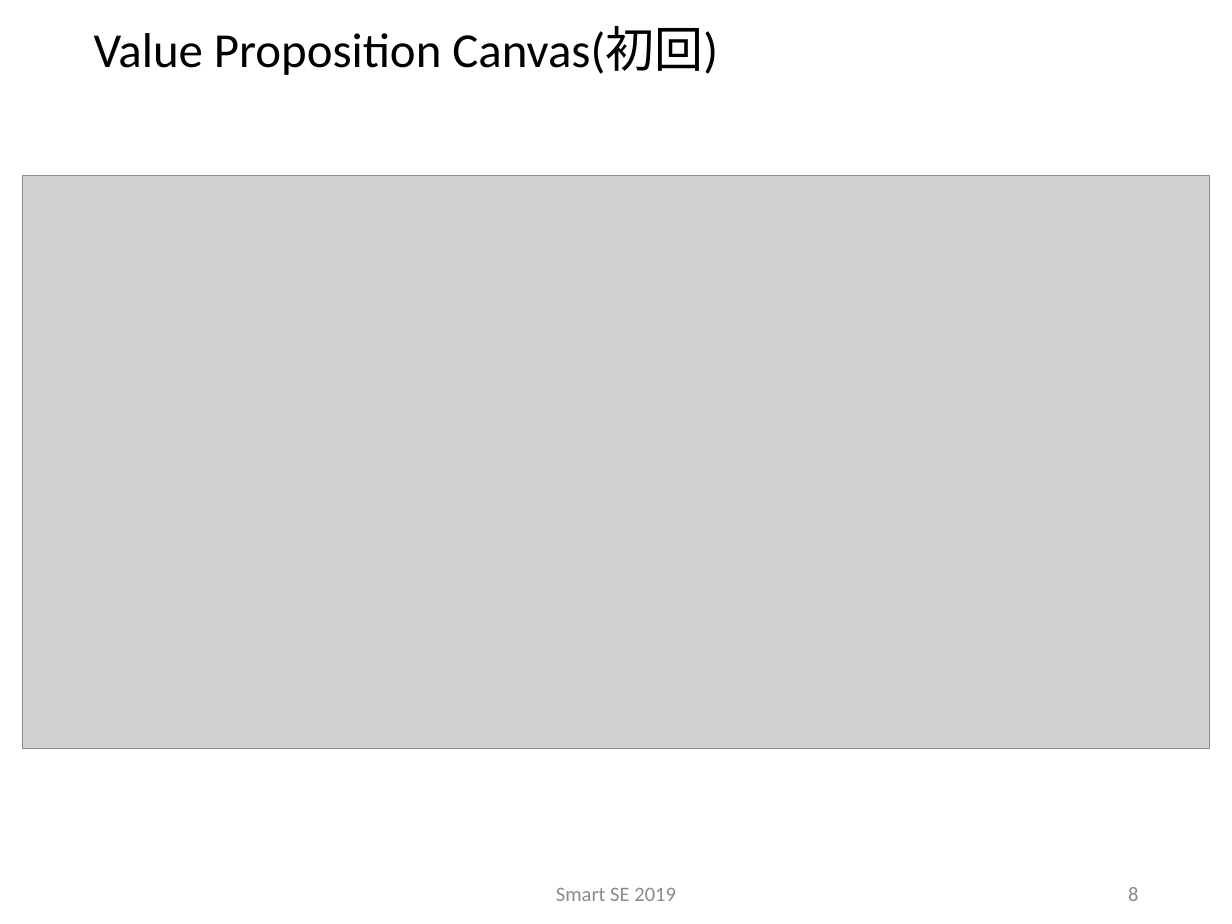
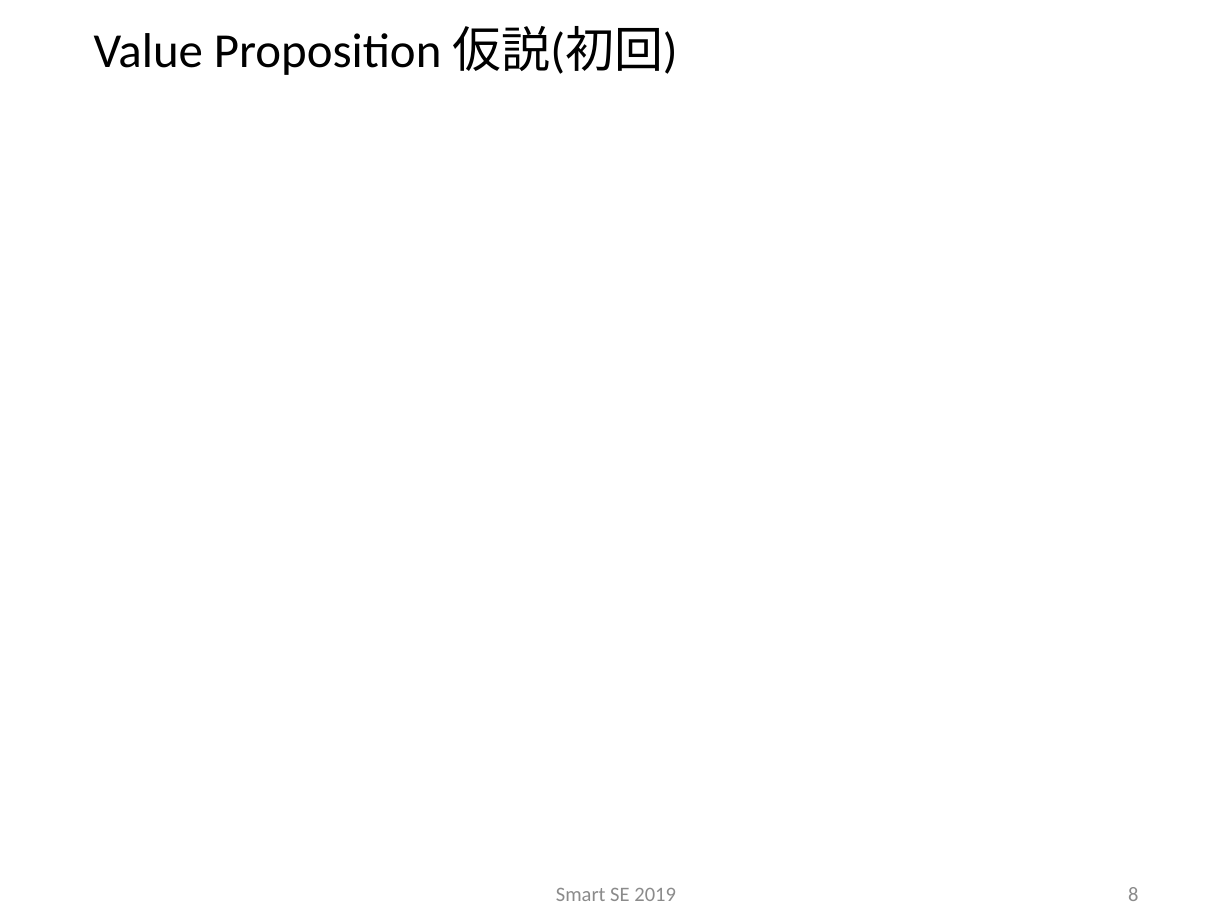
Before and after one commit to sakai-memoru/smartse19, a slide deck: slide 8 of _project_docs/SSE19_SPP.pptx. Drawn at 1232x924 pixels with LibreOffice and Linux fonts; fonts in the diff are those of the drawing; grey boxes stand for pictures; background and template pictures are left out. Boxes give left, top, right and bottom in pixels: in the first picture for what was removed or moved away, otherwise in the second. Text is boxed around its words. In the diff, an @@ line names an element or a change of style, - is before the commit and + after.

```diff
--- a/_project_docs/SSE19_SPP.pptx
+++ b/_project_docs/SSE19_SPP.pptx
@@ title at (94,26,678,75): text changed @@
-Value Proposition Canvas(初回)
+Value Proposition 仮説(初回)
@@ picture removed at (23,175,1210,749) @@
```
Also in this commit, not shown: 4 other slides changed, 3 slides added, 3 slides removed, 10 other files.
